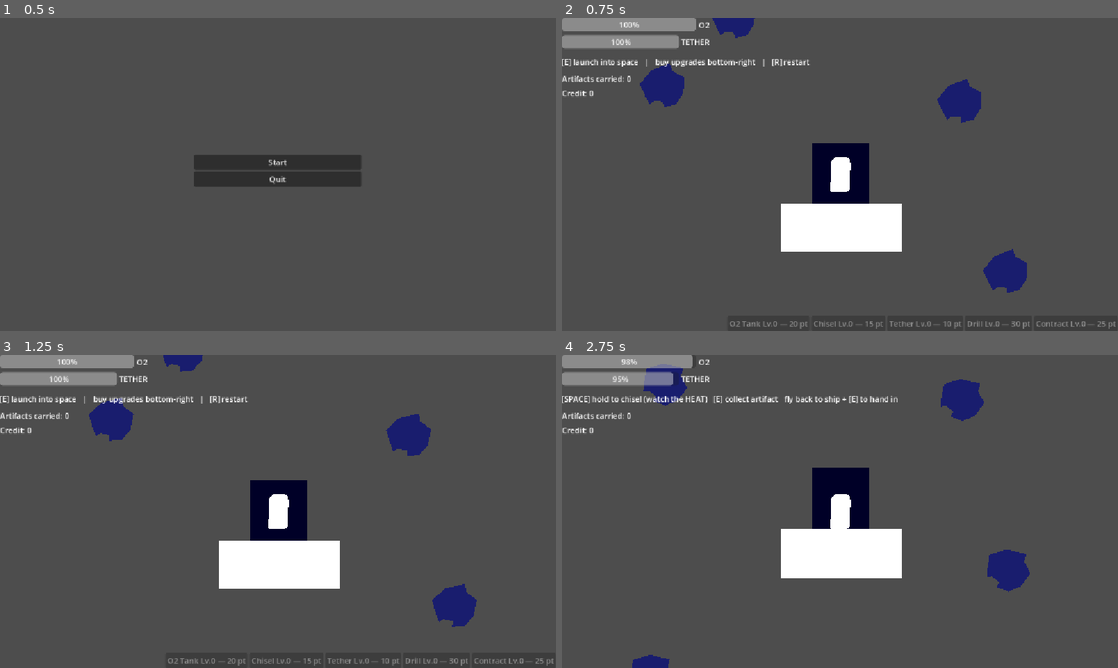
Above: before the commit, frames 1-4 (two rows, left to right).
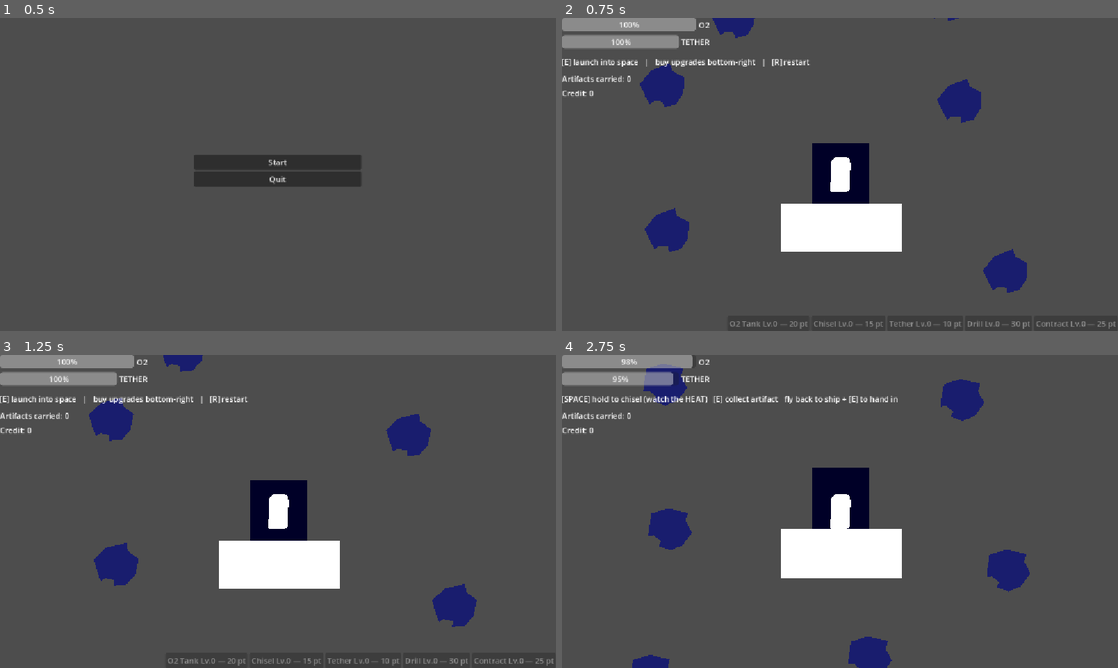
Above: after the commit, the same moments.

Repository: sirakit/Godot_Game_Jam_Project
Game: Godot game, scene res://Scenes/main_menu.tscn
Same seed, same stepped clock (60 frames per second), same inputs: the game is played once before the commit and once after it.
Inputs:
- Up to frame 1 (0.5 s): no input
- Up to frame 2 (0.75 s): click "Start" at 0.5 s
- Up to frame 3 (1.25 s): no input
- Up to frame 4 (2.75 s): tap Enter at 1.25 s; hold D (move_right) 1.28-2.03 s; hold Space (chisel) 1.28-2.03 s; hold S (move_down) from 2.03 s (still down); tap E (interact) at 2.1 s

Frame 1 is identical in both runs. In frame 2, 0.8% of the frame differs, in the area x 14-72%, y 0-75%; in frame 3, 0.7%; in frame 4, 1.4%, in the area x 15-60%, y 49-100%.

Commit message:
Added more Meteorite when start

Diff:
--- a/Scenes/space.tscn
+++ b/Scenes/space.tscn
@@ -39,6 +39,15 @@
 
 [node name="Meteorite7" parent="MeteoriteSpawner" unique_id=889060345 instance=ExtResource("3_wnfdr")]
 position = Vector2(1219, 344)
+
+[node name="Meteorite10" parent="MeteoriteSpawner" unique_id=878428046 instance=ExtResource("3_wnfdr")]
+position = Vector2(778, 134)
+
+[node name="Meteorite9" parent="MeteoriteSpawner" unique_id=861841668 instance=ExtResource("3_wnfdr")]
+position = Vector2(613, 877)
+
+[node name="Meteorite8" parent="MeteoriteSpawner" unique_id=338698535 instance=ExtResource("3_wnfdr")]
+position = Vector2(199, 612)
 
 [node name="CanvasLayer2" type="CanvasLayer" parent="." unique_id=1442621378]
 
